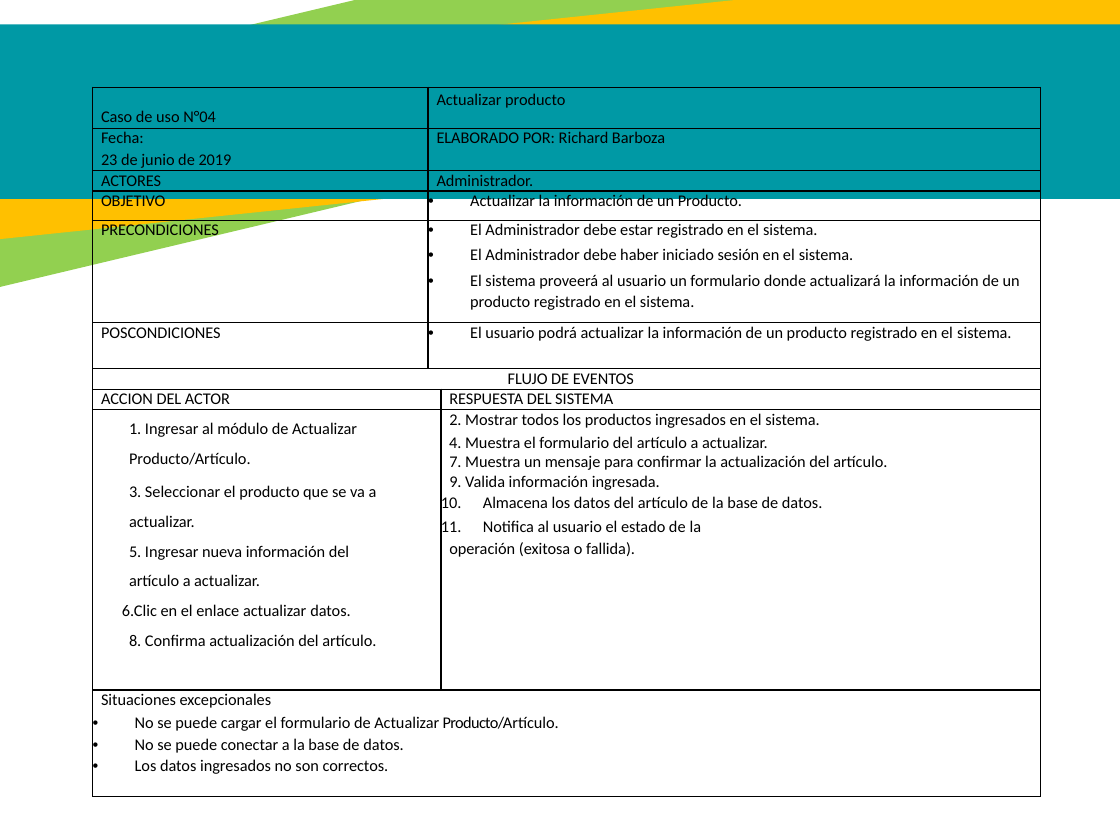
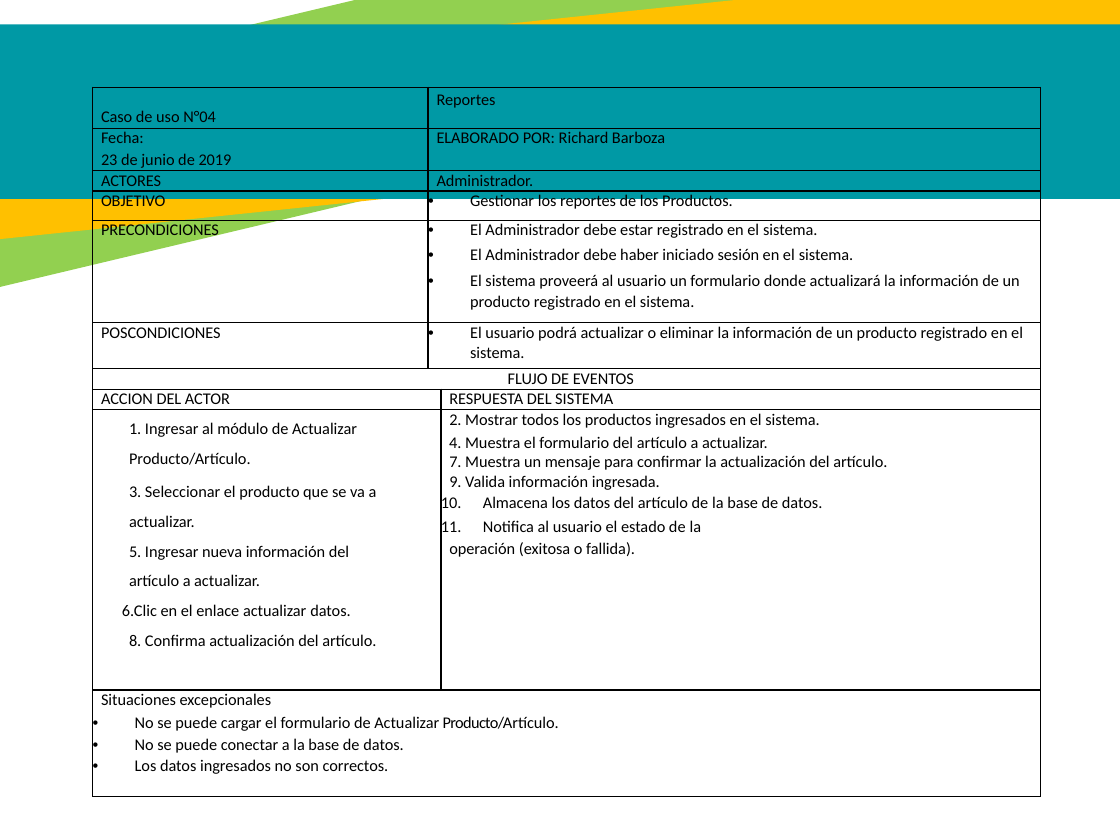
Before and after one commit to jackas779/proyecto, a slide deck: slide 27 of Presentación - Proyecto.pptx (slide 28 before the commit). Drawn at 1120x840 pixels with LibreOffice and Linux fonts; fonts in the diff are those of the drawing. Boxes give left, top, right and bottom in pixels: in the first picture for what was removed or moved away, otherwise in the second. Text is boxed around its words. In the diff, an @@ line names an element or a change of style, - is before the commit and + after.

```diff
--- a/Presentación - Proyecto.pptx
+++ b/Presentación - Proyecto.pptx
@@ table at (93,87,1042,796) @@
-row 1, column 2: Actualizar producto
+row 1, column 2: Reportes
-row 4, column 2: Actualizar la información de un Producto.
+row 4, column 2: Gestionar los reportes de los Productos.
-row 6, column 2: El usuario podrá actualizar la información de un producto registrado en el sistema.
+row 6, column 2: El usuario podrá actualizar o eliminar la información de un producto registrado en el sistema.
```
Also in this commit, not shown: 6 other slides changed, 2 slides added, 3 slides removed, 3 other files.
